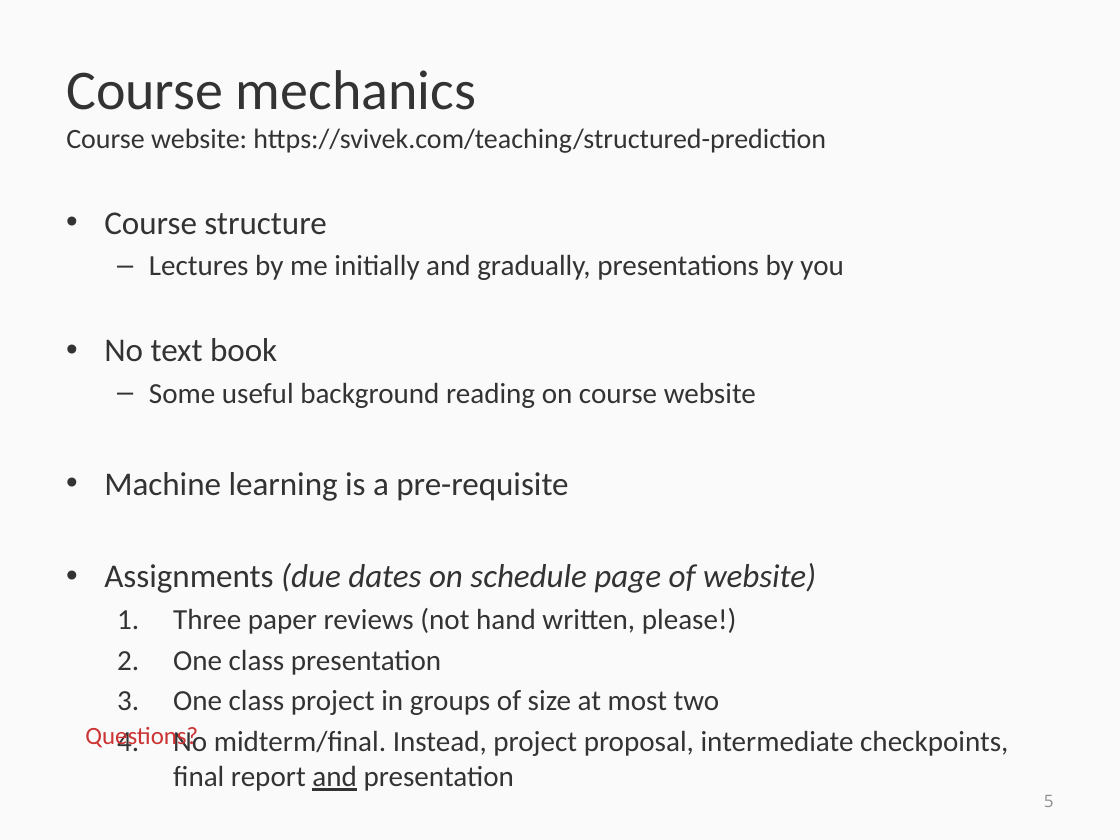
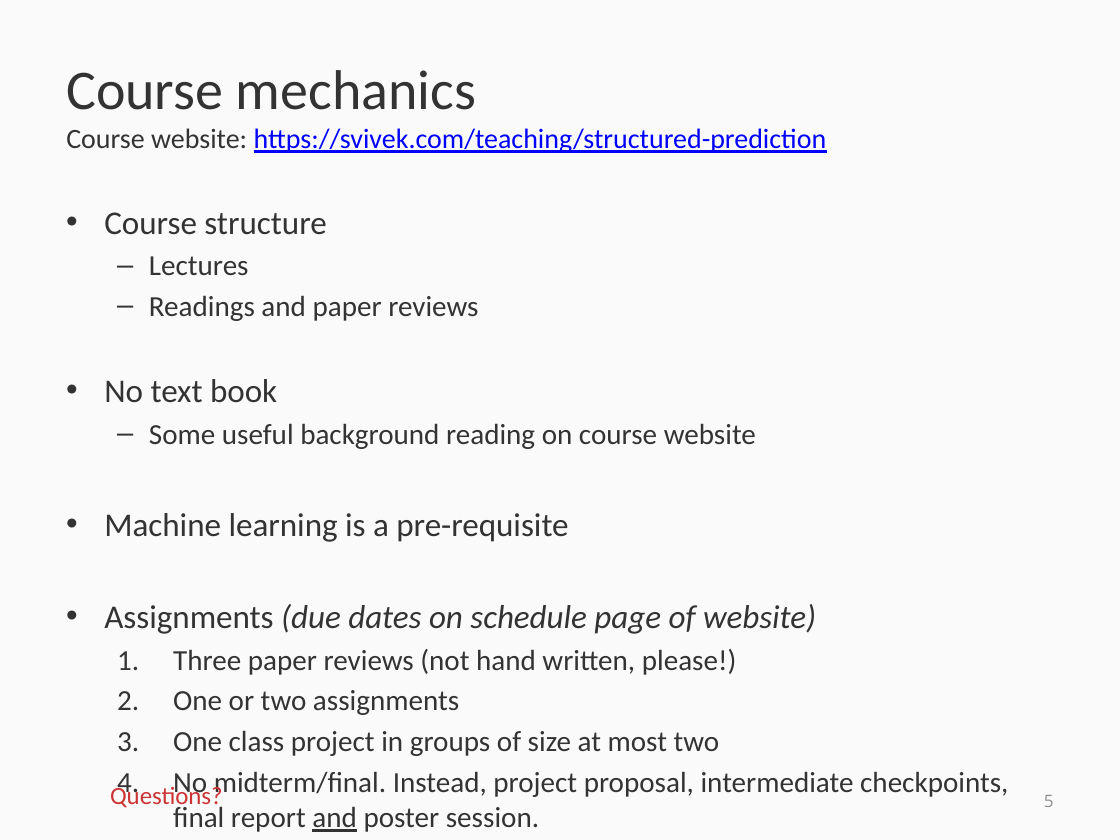
Before and after one commit to svivek/structured-prediction, a slide deck: slide 5 of slides/info/info.pptx. Drawn at 1120x840 pixels with LibreOffice and Linux fonts; fonts in the diff are those of the drawing. Boxes give left, top, right and bottom in pixels: in the first picture for what was removed or moved away, otherwise in the second. Text is boxed around its words. In the diff, an @@ line names an element or a change of style, - is before the commit and + after.

```diff
--- a/slides/info/info.pptx
+++ b/slides/info/info.pptx
@@ text "Course website: https://svivek.com/teaching/structured-predi ..." at bbox=[66, 128, 827, 153]: text colour #333333 to #0000FF, underline on in "https://svivek.com/teaching/structured-prediction" @@
@@ text at bbox=[149, 256, 478, 321]: text changed @@
-  – Lectures by me initially and gradually, presentations by you
+  – Lectures
+  – Readings and paper reviews
@@ text at bbox=[173, 690, 459, 715]: text changed @@
-  2. One class presentation
+  2. One or two assignments
@@ text "Questions?": place and size @@
-text "Questions?" at bbox=[85, 727, 198, 750]
+text "Questions?" at bbox=[110, 783, 223, 809]
@@ text at bbox=[173, 771, 1008, 832]: text changed @@
-  4. No midterm/final. Instead, project proposal, intermediate checkpoints, final report and presentation
+  4. No midterm/final. Instead, project proposal, intermediate checkpoints, final report and poster session.
```
Also in this commit, not shown: 3 other slides changed, 2 other files.
